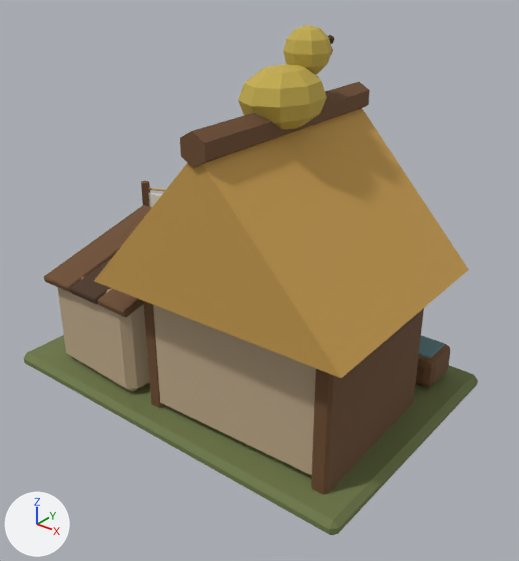
Renders of the FBX model client/CultOfComfort.Unity/Assets/Resources/Art/Models/cultist_hut_l2.fbx from each side of a commit.
One viewpoint serves both versions: a camera (50 mm lens) standing at (1.59, -1.89, 1.63) and looking at (0.13, -0.06, 0.49). The lights are fixed; the arrows at lower left show +X, +Y and +Z. The picture after the commit comes second. Where no turn or scale is listed for an object, it has been applied to the vertices.

In view in the first picture: 'Building'.
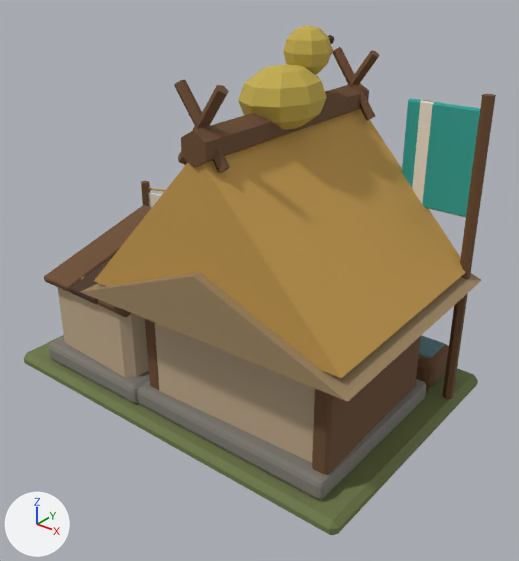
The change, as JSON lines over the scene's bpy script:
```json
{"block": "me_building", "where": "# used by ob_building; location = (0.0, 0.0, 0.0)"}
{"op": "remove", "block": "me_building", "code": "me_building.from_pydata(...)  # 848 vertices, 901 faces; spans x -0.78..0.78, y -0.55..0.52, z 0.0..1.38"}
{"op": "add", "block": "me_building", "code": "me_building.from_pydata(...)  # 1066 vertices, 1102 faces; spans x -0.78..0.81, y -0.58..0.52, z 0.0..1.38"}
{"block": "me_building", "change": "me_building part 1: the loose piece of 6 vertices spanning x -0.21..0.77, y -0.55..0.31, z 0.58..1.1 is copied, and the copy is scaled about its middle by (1.08, 1.07, 0.4), then moved by (0.0, 0.0, -0.2); it spans x -0.25..0.81, y -0.58..0.34, z 0.54..0.75"}
{"block": "me_building", "change": "me_building part 2: the loose piece of 10 vertices spanning x -0.76..-0.72, y 0.18..0.22, z 0.0..0.62 is copied, and the copy is turned 35 degrees about the y axis through its middle and scaled by 0.421, then moved by (1.02, 0.06, 0.85); it spans x 0.19..0.37, y 0.24..0.28, z 1.04..1.28"}
{"block": "me_building", "change": "me_building part 3: the loose piece of 10 vertices spanning x -0.17..-0.13, y 0.42..0.46, z 0.0..0.62 is copied, and the copy is turned -35 degrees about the y axis through its middle and scaled by 0.421, then moved by (0.43, -0.18, 0.85); it spans x 0.19..0.37, y 0.24..0.28, z 1.04..1.28"}
{"block": "me_building", "change": "me_building part 4: the loose piece of 10 vertices spanning x -0.76..-0.72, y 0.18..0.22, z 0.0..0.62 is copied, and the copy is turned 35 degrees about the y axis through its middle and scaled by 0.421, then moved by (1.02, -0.7, 0.85); it spans x 0.19..0.37, y -0.52..-0.48, z 1.04..1.28"}
{"block": "me_building", "change": "me_building part 5: the loose piece of 10 vertices spanning x -0.17..-0.13, y 0.42..0.46, z 0.0..0.62 is copied, and the copy is turned -35 degrees about the y axis through its middle and scaled by 0.421, then moved by (0.43, -0.94, 0.85); it spans x 0.19..0.37, y -0.52..-0.48, z 1.04..1.28"}
{"block": "me_building", "change": "me_building part 6: a new loose piece, a 6-sided cylinder along z spanning x 0.723..0.757, y 0.28..0.32, z 0.025..1.175, in mat_palette (picture img_palette_png)"}
{"block": "me_building", "change": "me_building part 7: the loose piece of 24 vertices spanning x 0.46..0.58, y 0.17..0.2, z 0.35..0.45 is copied, and the copy is scaled about its middle by (2.22, 0.541, 3.76), then moved by (0.08, 0.11, 0.55); it spans x 0.47..0.73, y 0.29..0.31, z 0.77..1.13"}
{"block": "me_building", "change": "me_building part 8: the loose piece of 24 vertices spanning x 0.46..0.58, y 0.17..0.2, z 0.35..0.45 is copied, and the copy is scaled about its middle by (0.395, 0.718, 3.79), then moved by (0.02, 0.11, 0.55); it spans x 0.52..0.56, y 0.29..0.31, z 0.77..1.13"}
{"block": "me_building", "change": "me_building part 9: a new loose piece of 56 vertices spanning x -0.13..0.69, y -0.47..0.23, z 0.06..0.14, in mat_palette (picture img_palette_png)"}
{"block": "me_building", "change": "me_building part 10: a new loose piece of 56 vertices spanning x -0.64..-0.12, y -0.48..0.08, z 0.06..0.14, in mat_palette (picture img_palette_png)"}
```

Changed parts and their boxes (x1, y1, x2, y2) in the pictures (519 x 561 px):
```json
{"object": "Building", "change": "reshaped", "before": [24, 25, 478, 535], "after": [24, 25, 496, 535]}
{"part": 1, "of": "me_building", "change": "added", "after": [81, 273, 482, 402], "on screen": "brown"}
{"part": 2, "of": "me_building", "change": "added", "after": [347, 50, 380, 87]}
{"part": 3, "of": "me_building", "change": "added", "after": [332, 47, 375, 121], "on screen": "brown"}
{"part": 4, "of": "me_building", "change": "added", "after": [178, 85, 229, 165], "on screen": "brown"}
{"part": 5, "of": "me_building", "change": "added", "after": [174, 80, 230, 173], "on screen": "brown"}
{"part": 6, "of": "me_building", "change": "added", "after": [442, 94, 496, 399], "on screen": "brown"}
{"part": 7, "of": "me_building", "change": "added", "after": [402, 98, 480, 217], "on screen": "cyan"}
{"part": 8, "of": "me_building", "change": "added", "after": [412, 100, 434, 203]}
{"part": 9, "of": "me_building", "change": "added", "after": [137, 379, 426, 500]}
{"part": 10, "of": "me_building", "change": "added", "after": [48, 337, 150, 403]}
```
